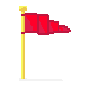
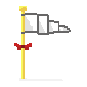
Comparing the layer stacks of the two 87 × 87 images. Changes:
added group "Owl Flag" with 8 layers above "Red Flag" over [14,13,71,50]
added layer "Flag Bowtie" in group "Owl Flag" over [14,43,32,50]
added layer "Layer 6" (1st of 2, in "Owl Flag") in group "Owl Flag" over [19,13,27,50]
added layer "Highlight" in group "Owl Flag" over [26,15,63,33]
added layer "Shadow" in group "Owl Flag" over [25,15,69,33]
added layer "Outline" in group "Owl Flag" over [21,13,71,35]
added layer "Layer 4" (1st of 2, in "Owl Flag") in group "Owl Flag" over [19,13,71,50]
moved "Layer 6" (2nd of 2, in "Red Flag") into group "Red Flag" over [19,13,27,50]
moved "Layer 4" (2nd of 2, in "Red Flag") into group "Red Flag" over [19,13,71,50]
